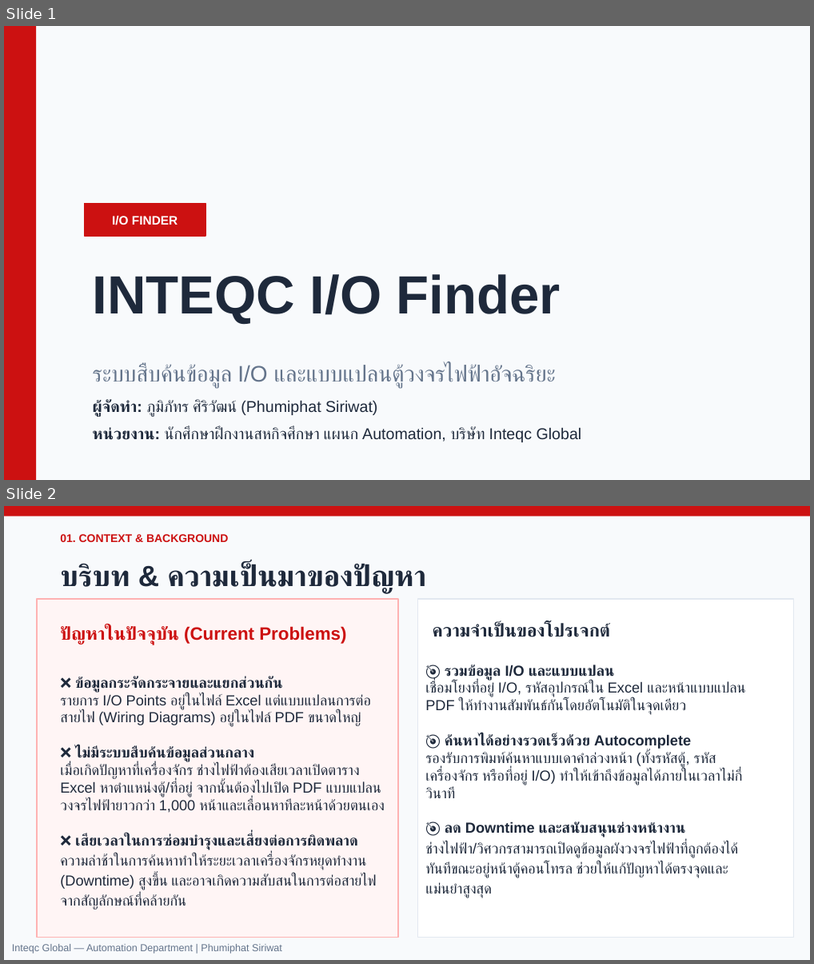
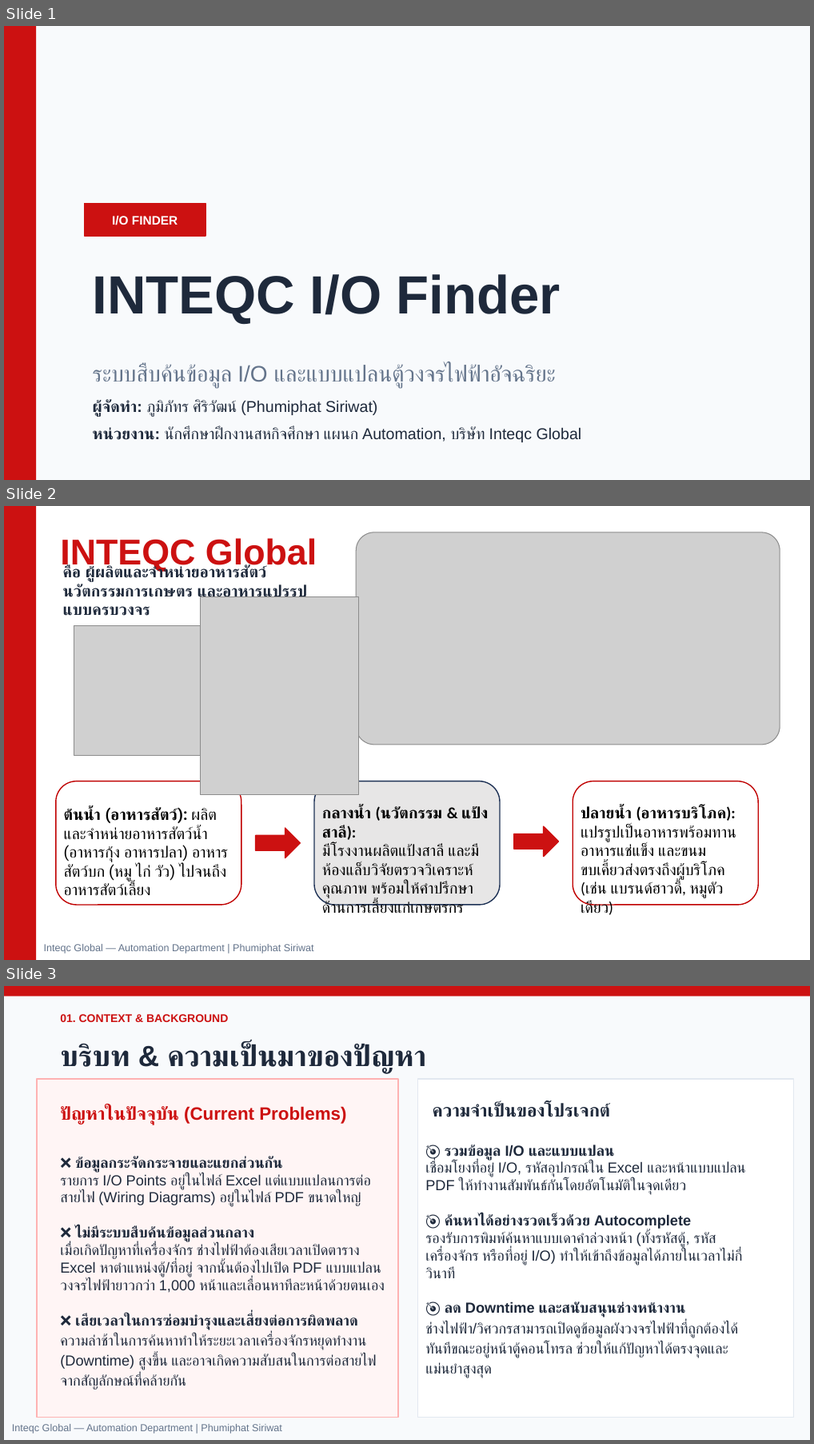
Before and after one commit to PONDary12/inteqc-io-finder, a slide deck: inteqc_io_finder_presentation.pptx. Shown one above the other, each under a label of ours: slides 1 and 2 before the commit, slides 1, 2 and 3 after it. The pictures are 814x964 and 814x1444 pixels, drawn with LibreOffice and Linux fonts; fonts in the diff are those of the drawing; grey boxes stand for pictures. Boxes give left, top, right and bottom in pixels: in the first picture for what was removed or moved away, otherwise in the second. Text is boxed around its words. In the diff, an @@ line names an element or a change of style, - is before the commit and + after.

```diff
--- a/inteqc_io_finder_presentation.pptx
+++ b/inteqc_io_finder_presentation.pptx
@@ slide 2 added at [4,506,810,960], background #FFFFFF @@
@@ rectangle added at [4,506,36,959], fill #CC1111 @@
@@ text added at [60,538,317,572], 32 pt, text #CC1111, bold @@
+INTEQC Global
@@ picture added at [356,532,781,744] @@
@@ text added at [63,565,308,602], 14 pt, text #1E293B, bold @@
+คือ ผู้ผลิตและจำหน่ายอาหารสัตว์ นวัตกรรมการเกษตร และอาหารแปรรูปแบบครบวงจร
@@ picture added at [200,597,359,795] @@
@@ picture added at [74,625,204,755] @@
@@ rounded rectangle added at [56,781,241,904], fill #FFFFFF, outline #C00000 1 pt @@
@@ rounded rectangle added at [314,781,500,904], fill #E7E6E6, outline #1E3256 1 pt @@
@@ rounded rectangle added at [574,781,758,904], fill #FFFFFF, outline #C00000 1 pt @@
@@ text added at [64,807,226,900], 14 pt, text #000000 @@
+ต้นน้ำ (อาหารสัตว์): ผลิตและจำหน่ายอาหารสัตว์น้ำ (อาหารกุ้ง อาหารปลา) อาหารสัตว์บก (หมู ไก่ วัว) ไปจนถึงอาหารสัตว์เลี้ยง
@@ text added at [322,806,479,912], 14 pt, text #000000 @@
+กลางน้ำ (นวัตกรรม & แป้งสาลี):
+มีโรงงานผลิตแป้งสาลี และมีห้องแล็บวิจัยตรวจวิเคราะห์คุณภาพ พร้อมให้คำปรึกษาด้านการเลี้ยงแก่เกษตรกร
@@ text added at [581,805,737,915], 14 pt, text #000000 @@
+ปลายน้ำ (อาหารบริโภค): แปรรูปเป็นอาหารพร้อมทาน อาหารแช่แข็ง และขนมขบเคี้ยวส่งตรงถึงผู้บริโภค
+(เช่น แบรนด์ฮาวดี้, หมูตัวเดียว)
@@ right arrow added at [255,828,300,857], fill #CC1111, outline #CC1111 1 pt @@
@@ right arrow added at [514,826,559,856], fill #CC1111, outline #CC1111 1 pt @@
@@ text added at [44,944,314,953], 9 pt, text #64748B @@
+Inteqc Global — Automation Department | Phumiphat Siriwat
@@ what was slide 2 is now slide 3 @@
```
Also in this commit, not shown: 5 other files.
